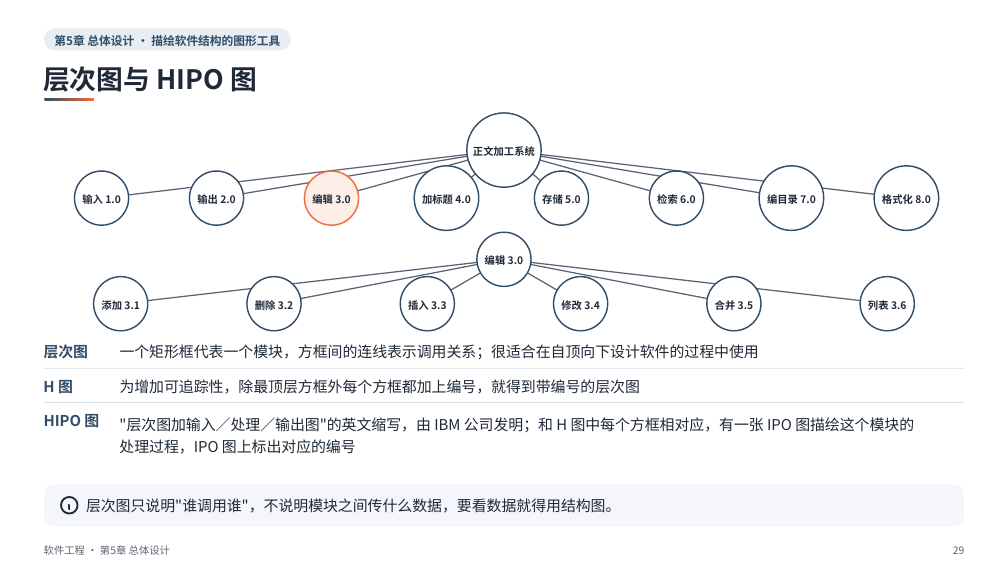
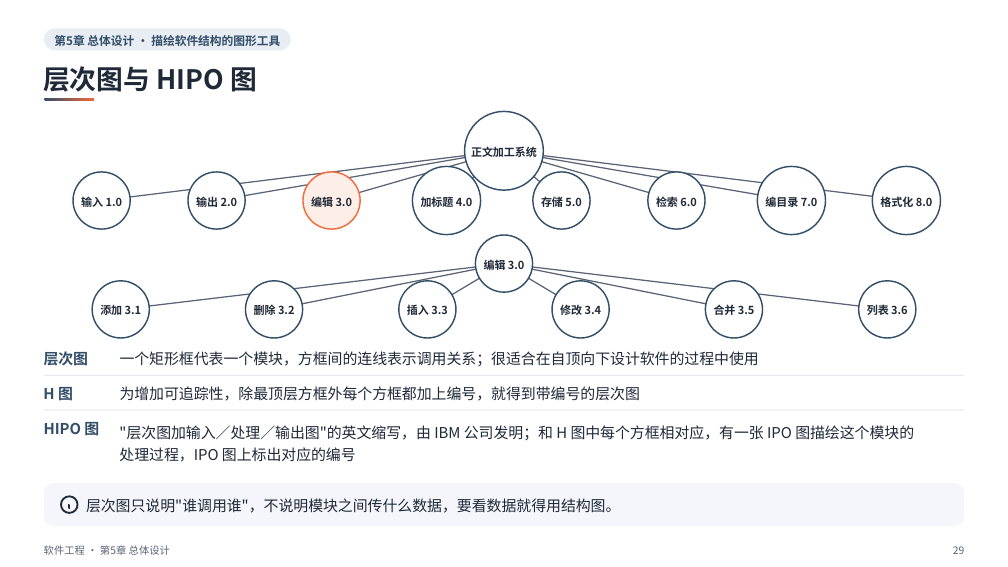
Before and after one commit to sweetcornna/JLU-remake, a slide deck: slide 29 of 大三上/软件工程/重制版PPT/第5章 总体设计（重制版）.pptx. Drawn at 1008x567 pixels with LibreOffice and Linux fonts; fonts in the diff are those of the drawing. Boxes give left, top, right and bottom in pixels: in the first picture for what was removed or moved away, otherwise in the second. Text is boxed around its words. In the diff, an @@ line names an element or a change of style, - is before the commit and + after.

```diff
--- a/大三上/软件工程/重制版PPT/第5章 总体设计（重制版）.pptx
+++ b/大三上/软件工程/重制版PPT/第5章 总体设计（重制版）.pptx
@@ ellipse: place and size @@
-ellipse at box(75, 171, 129, 225)
+ellipse at box(73, 172, 131, 229)
@@ ellipse: place and size @@
-ellipse at box(190, 171, 244, 225)
+ellipse at box(188, 172, 246, 229)
@@ ellipse: place and size @@
-ellipse at box(305, 171, 359, 225)
+ellipse at box(303, 172, 361, 229)
@@ ellipse: place and size @@
-ellipse at box(414, 166, 479, 230)
+ellipse at box(413, 166, 481, 234)
@@ outline redrawn in 8 elements at box(101, 150, 504, 200), box(504, 150, 907, 200), box(216, 150, 504, 200), box(504, 150, 792, 200), box(504, 150, 677, 200), box(332, 150, 504, 200), box(447, 150, 504, 200), box(504, 150, 562, 200) @@
@@ ellipse: place and size @@
-ellipse at box(535, 171, 589, 225)
+ellipse at box(533, 172, 591, 229)
@@ ellipse: place and size @@
-ellipse at box(650, 171, 704, 225)
+ellipse at box(648, 172, 706, 229)
@@ ellipse: place and size @@
-ellipse at box(759, 166, 823, 230)
+ellipse at box(758, 166, 826, 234)
@@ ellipse: place and size @@
-ellipse at box(874, 166, 938, 230)
+ellipse at box(873, 166, 941, 234)
@@ ellipse: place and size @@
-ellipse at box(94, 277, 148, 331)
+ellipse at box(92, 281, 150, 338)
@@ ellipse: place and size @@
-ellipse at box(400, 277, 454, 331)
+ellipse at box(399, 281, 457, 338)
@@ 6 freeform shapes, 4 texts, 4 ellipses, 1 rectangle: place and size @@
-6 freeform shapes, 4 texts, 4 ellipses, 1 rectangle at box(43, 232, 964, 397)
+6 freeform shapes, 4 texts, 4 ellipses, 1 rectangle at box(43, 235, 964, 404)
@@ ellipse: place and size @@
-ellipse at box(861, 277, 915, 331)
+ellipse at box(859, 281, 917, 338)
@@ size 9.8 to 10.5 pt in 16 elements at box(471, 146, 537, 157), box(765, 194, 817, 209), box(880, 196, 932, 207), box(421, 194, 472, 209), box(81, 196, 122, 207), box(196, 194, 237, 209), box(311, 194, 352, 209), box(541, 197, 581, 207), box(656, 194, 696, 209), box(484, 257, 524, 272), box(100, 305, 141, 315), box(254, 303, 294, 318), box(407, 304, 447, 315), box(560, 305, 601, 315), box(714, 304, 754, 315), box(867, 305, 907, 315) @@
@@ 2 texts, 1 rectangle: place and size @@
-2 texts, 1 rectangle at box(44, 402, 964, 454)
+2 texts, 1 rectangle at box(44, 410, 964, 462)
```
Also in this commit, not shown: 34 other slides changed, 3 other files.
